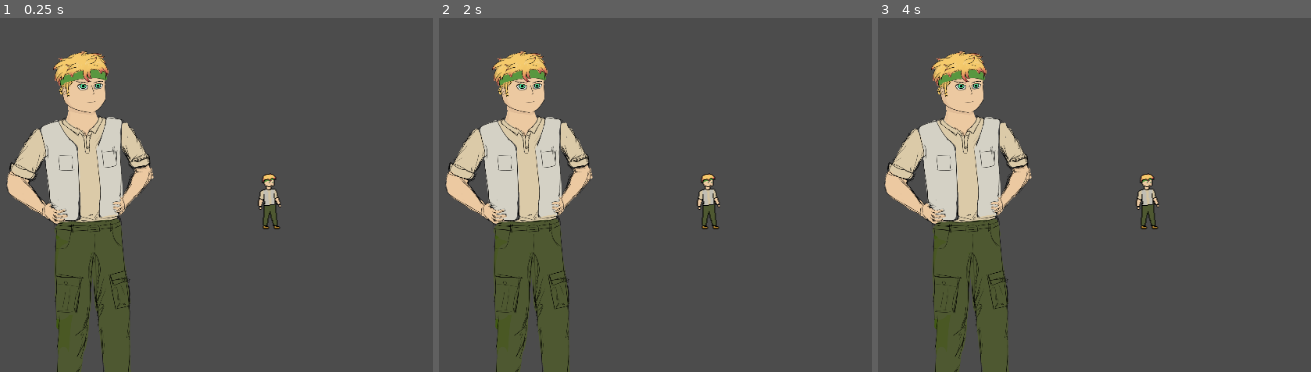
Above: before the commit, frames 1-3 (left to right).
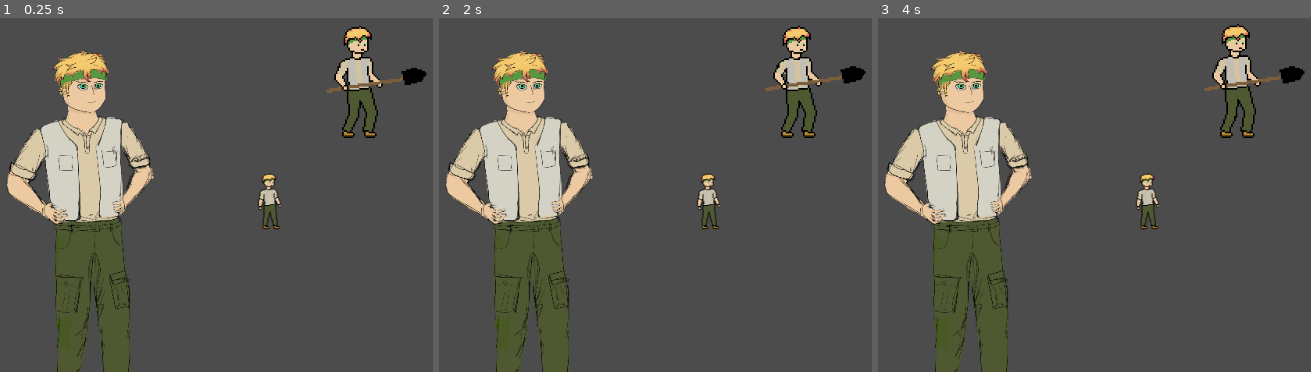
Above: after the commit, the same moments.

Repository: PipleCoard25/Project-Alan
Game: Godot game, scene res://Temp.tscn
Two runs of this game, one before a commit and one after it. Both use one fixed random seed, a clock stepped at 60 frames per second and the inputs below. The project has no main scene, so this scene is started directly.
Inputs:
- Up to frame 1 (0.25 s): no input
- Up to frame 2 (2 s): tap Enter at 1.25 s
- Up to frame 3 (4 s): tap Space at 3.5 s

The runs differ from the first frame. In frame 1, 2.3% of the frame differs, in the area x 75-99%, y 2-34%; in frame 2, 2.2%; in frame 3, 2.3%, in the area x 75-99%, y 1-34%.

Commit message:
Update Temp.tscn

Diff:
--- a/The Game/Temp.tscn
+++ b/The Game/Temp.tscn
@@ -1,7 +1,31 @@
-[gd_scene load_steps=3 format=2]
+[gd_scene load_steps=8 format=2]
 
 [ext_resource path="res://Assets/MC.png" type="Texture" id=1]
 [ext_resource path="res://Assets/base.png" type="Texture" id=2]
+[ext_resource path="res://Assets/MC-base.png" type="Texture" id=3]
+
+[sub_resource type="AtlasTexture" id=1]
+flags = 4
+atlas = ExtResource( 3 )
+region = Rect2( 0, 0, 128, 146 )
+
+[sub_resource type="AtlasTexture" id=2]
+flags = 4
+atlas = ExtResource( 3 )
+region = Rect2( 128, 0, 128, 146 )
+
+[sub_resource type="AtlasTexture" id=3]
+flags = 4
+atlas = ExtResource( 3 )
+region = Rect2( 256, 0, 128, 146 )
+
+[sub_resource type="SpriteFrames" id=4]
+animations = [ {
+"frames": [ SubResource( 1 ), SubResource( 2 ), SubResource( 3 ), SubResource( 2 ), SubResource( 1 ) ],
+"loop": true,
+"name": "default",
+"speed": 3.0
+} ]
 
 [node name="Node2D" type="Node2D"]
 
@@ -14,3 +38,11 @@
 position = Vector2( 455.5, 381 )
 scale = Vector2( 0.5, 0.5 )
 texture = ExtResource( 2 )
+
+[node name="AnimatedSprite" type="AnimatedSprite" parent="."]
+position = Vector2( 592, 227 )
+frames = SubResource( 4 )
+playing = true
+
+[node name="AnimationPlayer" type="AnimationPlayer" parent="AnimatedSprite"]
+root_node = NodePath("../..")
